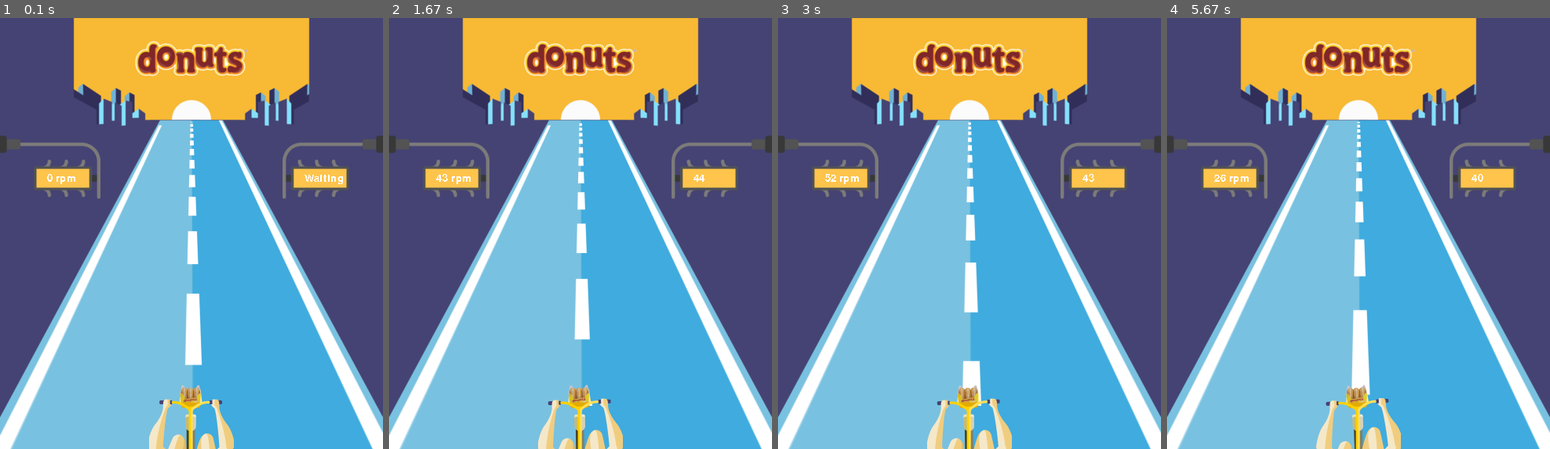
Above: before the commit, frames 1-4 (left to right).
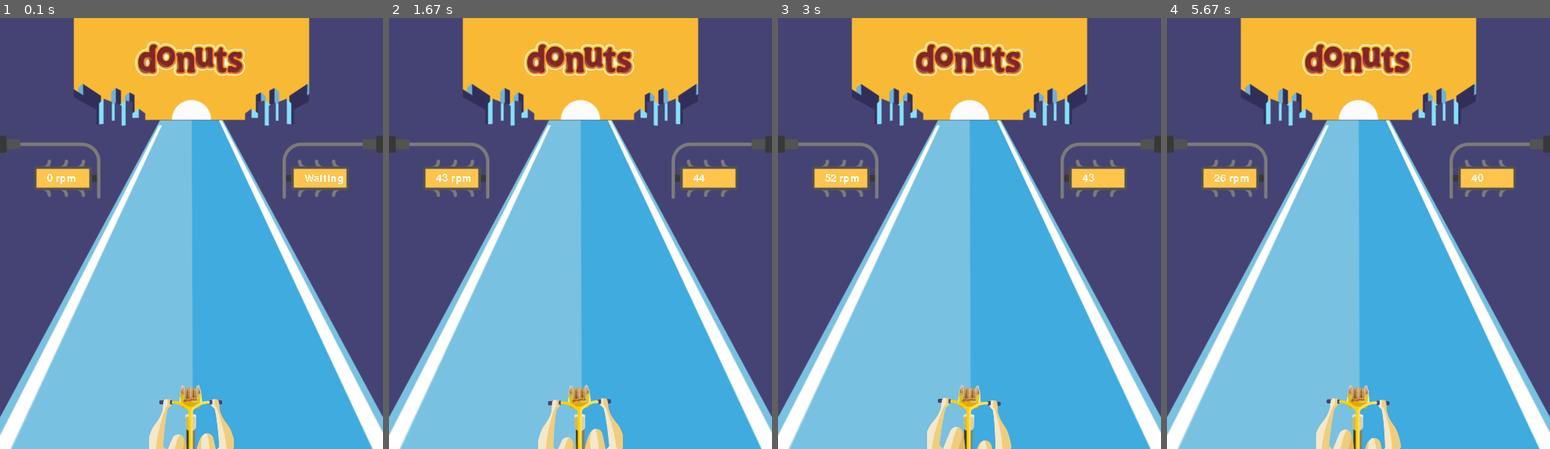
Above: after the commit, the same moments.

Repository: ibandominguez/pygame
Game: pygame game, started from game.py
The game is run twice, just before and just after one commit, with the same random seed, the same clock (stepped at 60 frames per second) and the same inputs.
Inputs:
- Up to frame 1 (0.1 s): no input
- Up to frame 2 (1.67 s): hold Up 0.33-0.8 s; hold Down 0.83-1.13 s; hold Up 1.17-1.53 s; hold Down from 1.57 s (still down)
- Up to frame 3 (3 s): release Down at 1.93 s; hold Up 1.97-2.27 s; hold Down 2.3-2.6 s; hold Up from 2.63 s (still down)
- Up to frame 4 (5.67 s): release Up at 3 s; hold Down 3.03-3.4 s; hold Up 3.43-3.73 s; hold Down 3.77-4.07 s; hold Up 4.1-4.47 s; hold Down 4.5-4.87 s; hold Up 4.9-5.2 s; hold Down 5.23-5.53 s; hold Up from 5.57 s (still down)

The runs differ from the first frame. In frame 1, 1.2% of the frame differs, in the area x 38-62%, y 24-100%; in frame 2, 1.1%; in frame 3, 2.0%; in frame 4, 2.3%.

Commit message:
screen layers

Diff:
--- a/game.py
+++ b/game.py
@@ -64,7 +64,9 @@
 scoreboard = pygame.image.load(os.getcwd() + '/assets/scoreboard.png').convert_alpha()
 
 sprites = pygame.sprite.Group()
-sprites.add(road, bike, donuts)
+bike_sprites = pygame.sprite.Group()
+sprites.add(bike, donuts)
+bike_sprites.add(bike, donuts)
 
 
 while running:
@@ -120,6 +122,8 @@
 
     sprites.update()
     sprites.draw(screen)
+    bike_sprites.update()
+    bike_sprites.draw(screen)
 
     if game_controller.is_resuming():
         scoreboard_pos = ((constants.WIDTH / 2) - (scoreboard.get_rect().size[0] / 2), constants.HEIGHT + 15 - scoreboard.get_rect().size[1])
